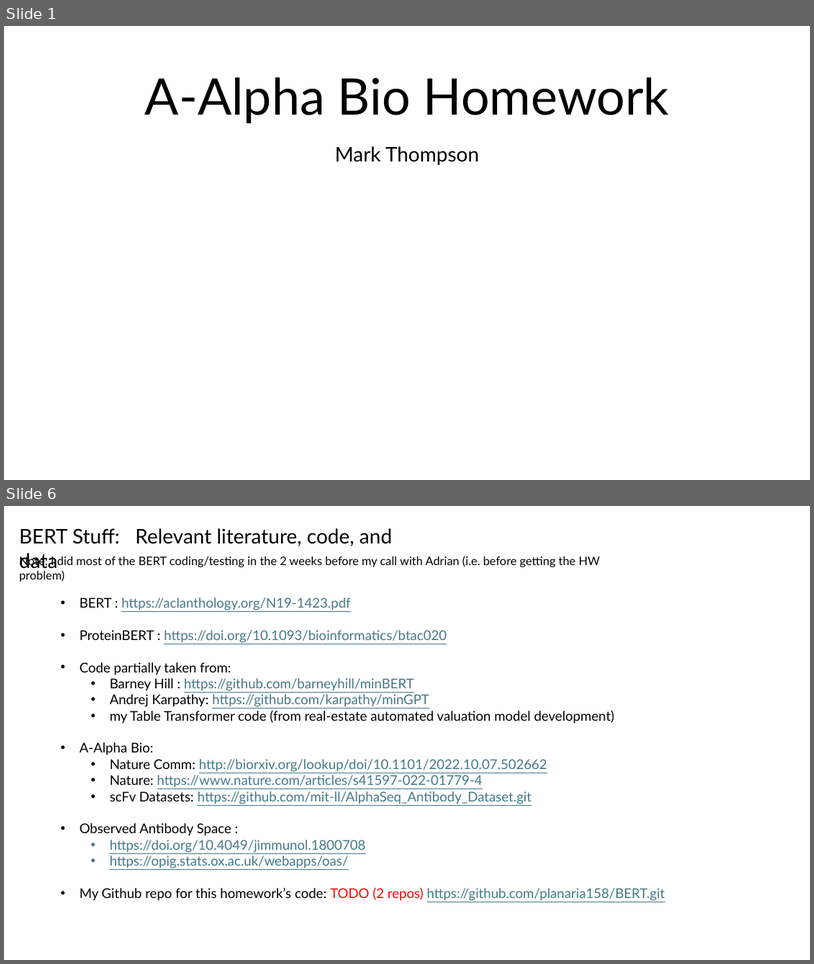
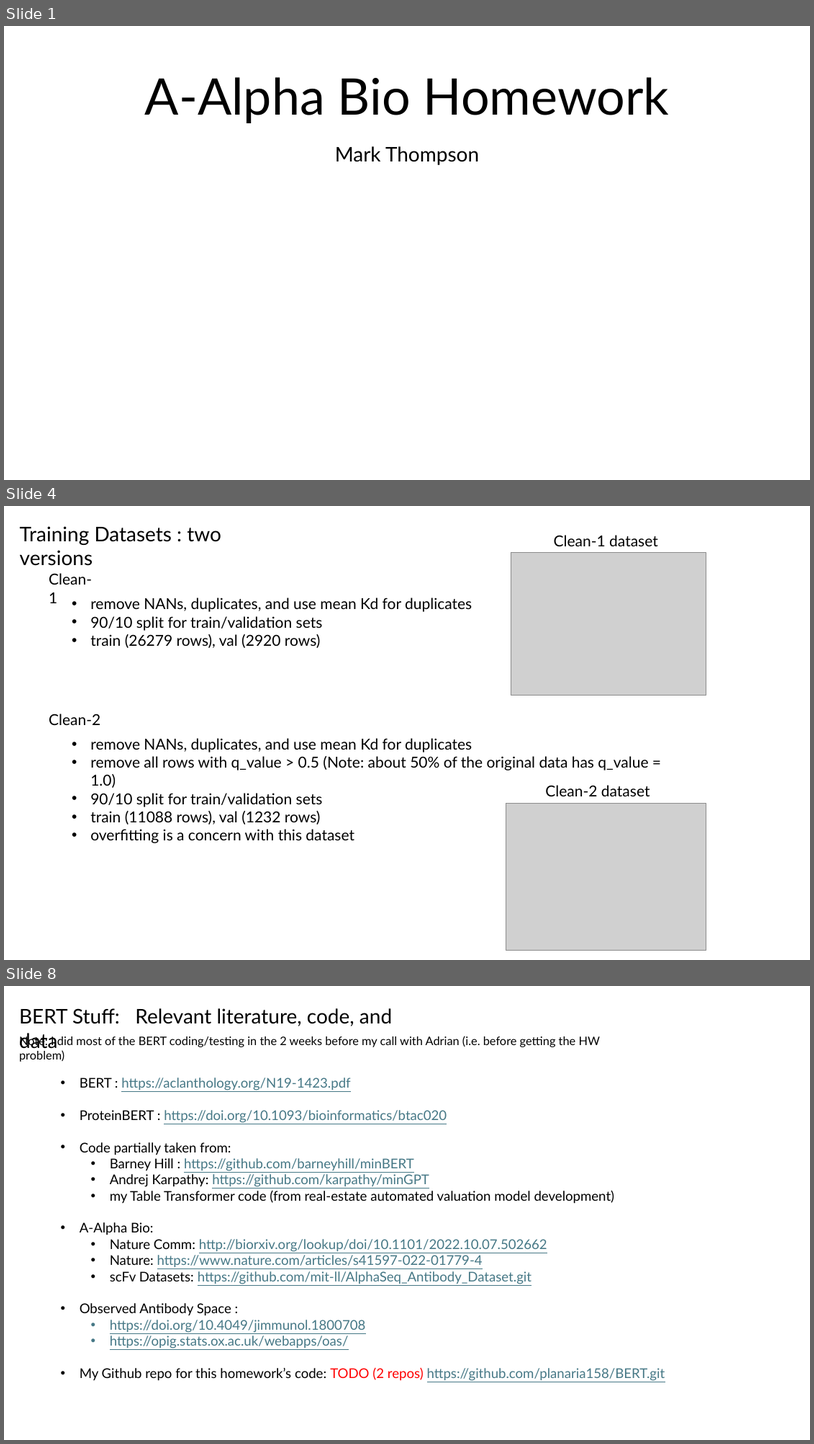
Before and after one commit to planaria158/BERT-antibody-antigen-binding-energy, a slide deck: Homework-aAlphaBio.pptx. Shown one above the other, each under a label of ours: slides 1 and 6 before the commit, slides 1, 4 and 8 after it; the slides between them are not shown. The pictures are 814x964 and 814x1444 pixels, drawn with LibreOffice and Linux fonts; fonts in the diff are those of the drawing; grey boxes stand for pictures. Boxes give left, top, right and bottom in pixels: in the first picture for what was removed or moved away, otherwise in the second. Text is boxed around its words. In the diff, an @@ line names an element or a change of style, - is before the commit and + after.

```diff
--- a/Homework-aAlphaBio.pptx
+++ b/Homework-aAlphaBio.pptx
@@ slide 4 added at (4,506,810,960), background #FFFFFF @@
@@ text added at (20,526,221,566), 24 pt, text #000000 @@
+Training Datasets : two versions
@@ text added at (554,535,658,546), 18 pt, text #000000 @@
+Clean-1 dataset
@@ picture added at (511,553,706,695) @@
@@ text added at (49,573,92,603), 18 pt, text #000000 @@
+Clean-1
@@ text added at (90,597,472,648), 18 pt, text #000000 @@
+• remove NANs, duplicates, and use mean Kd for duplicates
+• 90/10 split for train/validation sets
+• train (26279 rows), val (2920 rows)
@@ text added at (49,713,100,725), 18 pt, text #000000 @@
+Clean-2
@@ text added at (90,738,648,840), 18 pt, text #000000 @@
+• remove NANs, duplicates, and use mean Kd for duplicates
+• remove all rows with q_value > 0.5 (Note: about 50% of the original data has q_value = 1.0)
+• 90/10 split for train/validation sets
+• train (11088 rows), val (1232 rows)
+• overfitting is a concern with this dataset
@@ text added at (545,785,651,796), 18 pt, text #000000 @@
+Clean-2 dataset
@@ picture added at (506,803,706,950) @@
@@ what was slide 6 is now slide 8 @@
```
Also in this commit, not shown: 3 slides changed, 3 other slides added, 2 slides removed.
